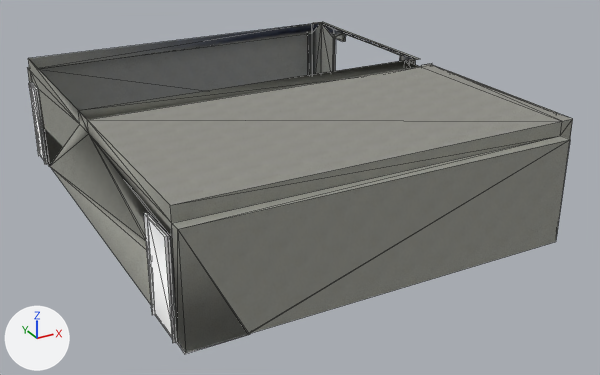
Renders of the COLLADA model Assets/3d models/room.dae from each side of a commit.
Both versions are drawn from a 50 mm lens placed at (-4.14, -11.69, 8.53), pointed at (4.95, 4.84, 0.27). The axes (+X, +Y, +Z) are drawn at lower left. The lights are the same throughout. Mesh edges are drawn as thin lines. Vertices at the same position are counted once.

Script lines for the objects in view, before the commit:
```python
me_sketchup = bpy.data.meshes.new('SketchUp')
me_sketchup.from_pydata(...)  # 180 vertices, 403 faces; spans x -0.1..9.18, y -0.03..11.26, z 0.0..2.74
# faces by material slot: [198, 80, 10, 28, 35, 2, 48, 2]
me_sketchup.materials.append(mat_wall1)  # picture img_wall1_jpg
me_sketchup.materials.append(mat_material)  # white #ffffff
me_sketchup.materials.append(mat_tenjo1)  # picture img_tenjo1_jpg
me_sketchup.materials.append(mat_switch)  # picture img_switch_jpg
me_sketchup.materials.append(mat_tile1_2)  # picture img_tile1_2_jpg
me_sketchup.materials.append(mat_door1)  # picture img_door1_jpg
me_sketchup.materials.append(mat_tile3)  # picture img_tile3_jpg
me_sketchup.materials.append(mat_door2)  # picture img_door2_jpg
ob_sketchup = bpy.data.objects.new('SketchUp', me_sketchup)
ob_sketchup.location = (0.0, 0.0, 0.0)
```
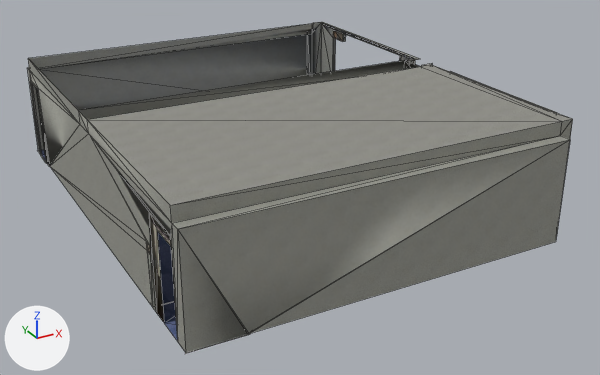
The change, as a list of edits to the scene's bpy script:
```text
Add img_kanki_jpg:
    img_kanki_jpg = load_image('kanki.jpg', 'room/kanki.jpg', 3544, 1752, 'sRGB')
Add mat_kanki:
    mat_kanki = principled_material('kanki')
    mat_kanki.texture = img_kanki_jpg
    mat_kanki.roughness = 0.9
Change me_sketchup:
    used by ob_sketchup; location = (0.0, 0.0, 0.0)
    remove me_sketchup.from_pydata(...)  # 180 vertices, 403 faces; spans x -0.1..9.18, y -0.03..11.26, z 0.0..2.74
    add me_sketchup.from_pydata(...)  # 167 vertices, 359 faces; spans x -0.04..9.18, y -0.03..11.26, z 0.0..2.74
    me_sketchup part 1
    15 vertices are removed from x -0.1..0.0, y 10.1..10.8, z 0.0..2.13
    50 faces are deleted
    11 vertices are added at x -0.04..0.0, y 10.17..10.86, z 0.0..2.13
    23 new faces join them, mat_wall1 (picture img_wall1_jpg)
    4 new faces join them, mat_tile1_2 (picture img_tile1_2_jpg)
    2 new faces join them, mat_material (white #ffffff)
    8 new faces join them, mat_tile3 (picture img_tile3_jpg)
    me_sketchup part 2
    14 faces are deleted
    8 new faces join them, mat_wall1 (picture img_wall1_jpg)
    2 new faces join them, mat_kanki (picture img_kanki_jpg)
    me_sketchup part 3
    13 vertices are removed from x -0.1..-0.03, y 0.38..1.73, z 0.0..2.13
    44 faces are deleted
    4 vertices are added at (0.0, 0.38, 1.93), (0.0, 1.07, 1.93), (0.0, 1.07, 0.0), (0.0, 1.07, 0.0)
    2 new faces join them, mat_wall1 (picture img_wall1_jpg)
    2 new faces join them, mat_tile1_2 (picture img_tile1_2_jpg)
    4 new faces join them, mat_door1 (picture img_door1_jpg)
    4 new faces join them, mat_material (white #ffffff)
    5 new faces join them, mat_tile3 (picture img_tile3_jpg)
    me_sketchup part 4: 24 kept faces spanning x 0.0, y 0.0..11.24, z 0.0..2.42 get new texture (UV) coordinates
    remove me_sketchup.materials.append(mat_door2)  # picture img_door2_jpg
    add me_sketchup.materials.append(mat_kanki)  # picture img_kanki_jpg
```

Location of each change, (x1, y1, x2, y2) in pixels of the pictures (600 x 375 px; the box of a moved part takes in the faces that stretch with it):
part 1 of me_sketchup, moved or reshaped: before (29, 71, 80, 165); after (30, 71, 80, 165)
part 2 of me_sketchup, moved or reshaped: (321, 22, 555, 112) in both
part 3 of me_sketchup, cut back: before (144, 212, 185, 354); after (149, 213, 178, 342)
part 4 of me_sketchup, surface changed: (27, 68, 186, 353) in both
